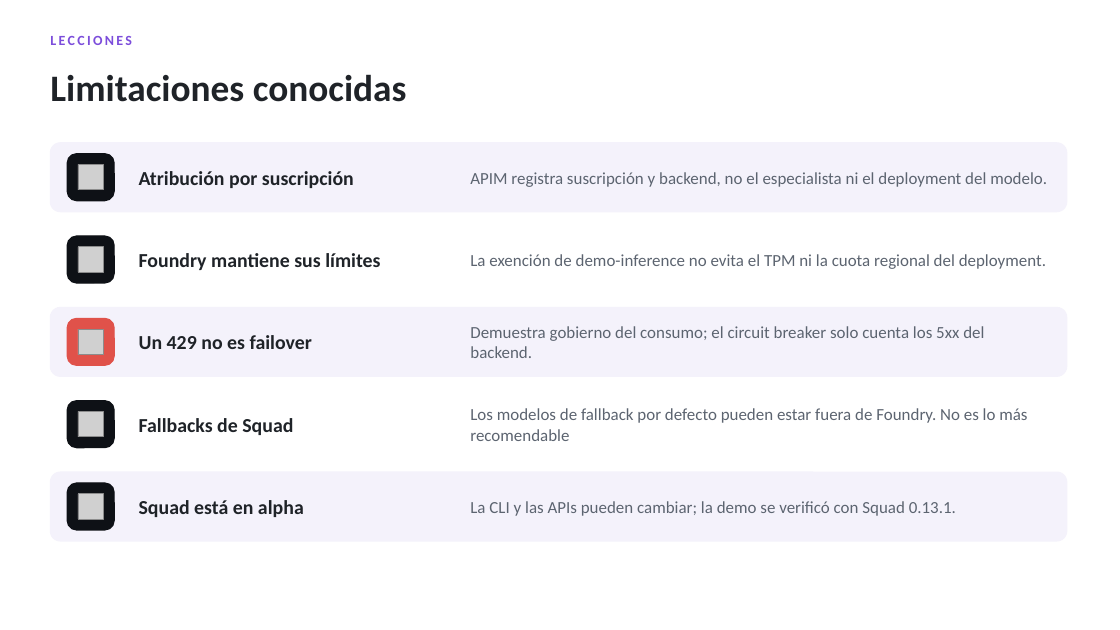
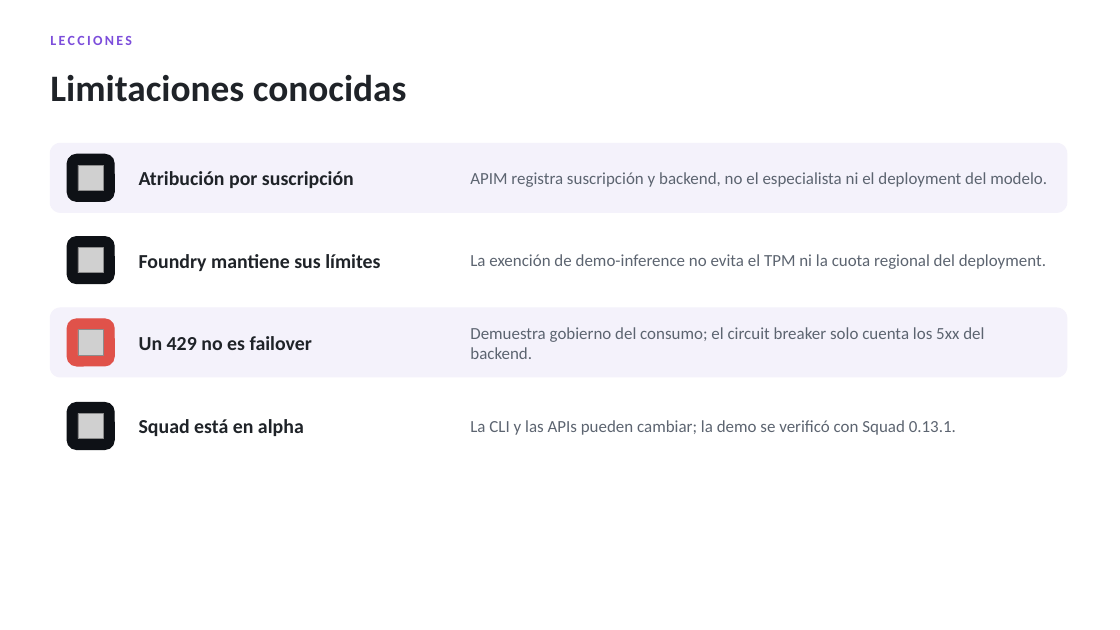
Before and after one commit to rliberoff/2026-git-hub-dev-days, a slide deck: slide 17 of docs/session-deck-es.pptx. Drawn at 1120x630 pixels with LibreOffice and Linux fonts; fonts in the diff are those of the drawing; grey boxes stand for pictures. Boxes give left, top, right and bottom in pixels: in the first picture for what was removed or moved away, otherwise in the second. Text is boxed around its words. In the diff, an @@ line names an element or a change of style, - is before the commit and + after.

```diff
--- a/docs/session-deck-es.pptx
+++ b/docs/session-deck-es.pptx
@@ 2 texts, 1 picture, 1 rounded rectangle: place and size @@
-2 texts, 1 picture, 1 rounded rectangle at (67, 483, 956, 530)
+2 texts, 1 picture, 1 rounded rectangle at (67, 402, 956, 450)
@@ rounded rectangle removed at (67, 401, 114, 448) @@
@@ picture removed at (78, 412, 103, 437) @@
@@ text removed at (139, 418, 293, 435) @@
-Fallbacks de Squad
@@ text removed at (470, 408, 1027, 441) @@
-Los modelos de fallback por defecto pueden estar fuera de Foundry. No es lo más recomendable
@@ rounded rectangle removed at (50, 472, 1067, 541) @@
```
Also in this commit, not shown: 4 other slides changed, 1 other file.
